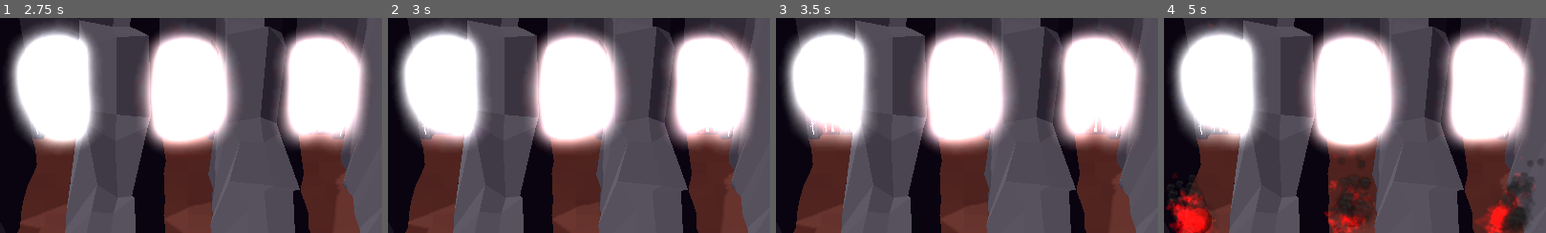
Above: before the commit, frames 1-4 (left to right).
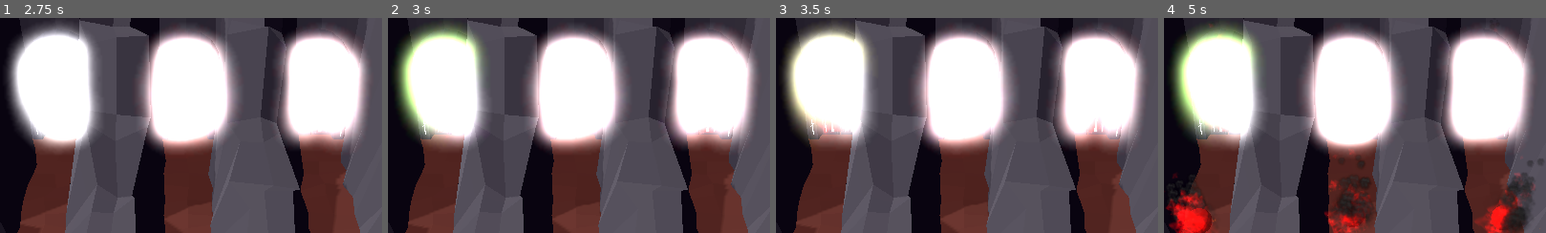
Above: after the commit, the same moments.

Repository: emmdie/3m5Jam2024_1
Game: Godot game, scene res://main.tscn
Two runs of this game, one before a commit and one after it. Both use one fixed random seed, a clock stepped at 60 frames per second and the inputs below.
Inputs (mouse positions are % of the whole screen's width and height, from its top left):
- Up to frame 1 (2.75 s): click "Start" at 0.5 s; move the mouse to (72, 45) at 1.27 s; hold D (minigame_Right) 1.28-2.03 s; hold Right (summon_lane_2) 1.28-2.03 s; move the mouse to (30, 55) at 2.02 s; hold S (minigame_Down) from 2.03 s (still down); tap J (select_0) at 2.1 s; tap Right (summon_lane_2) at 2.3 s
- Up to frame 2 (3 s): move the mouse to (60, 28) at 2.77 s; release S (minigame_Down) at 2.78 s; hold D (minigame_Right) from 2.78 s (still down); hold K (select_1) from 2.78 s (still down)
- Up to frame 3 (3.5 s): keep holding D (minigame_Right); keep holding K (select_1); tap Right (summon_lane_2) at 3.05 s
- Up to frame 4 (5 s): move the mouse to (45, 70) at 3.52 s; release D (minigame_Right) at 3.53 s; release K (select_1) at 3.53 s; hold W (minigame_Up) 3.53-4.28 s; tap L (select_2) at 3.6 s; tap Right (summon_lane_2) at 3.8, 4.55 s; move the mouse to (80, 65) at 4.27 s; hold A (minigame_Left) from 4.28 s (still down); hold Left (summon_lane_0) from 4.28 s (still down)
The pictures show only the part of the screen within x 25-75%, y 12-62%; the shares and areas given below are measured in that part.

Frame 1 is identical in both runs. In frame 2, 3.1% of the frame differs, in the area x 2-25%, y 3-56%; in frame 3, 1.5%; in frame 4, 3.2%.

Commit message:
Pulse gates

Diff:
--- a/Scenes/game.gd
+++ b/Scenes/game.gd
@@ -120,7 +120,6 @@
 	switches.append(SwitchTowerDef.new(lanes))
 
 
-	__animate_warning_appear()
 
 	for lane in lanes:
 		var queue = TowerQueue.new()
@@ -149,10 +148,9 @@
 	unit.set_lane(lanes[0])
 	unit.summon()
 
+	__animate_warning_appear()
+
 func _input(event):
-	print(event)
-	print(event.is_action_released("summon_lane_2"))
-	print(event.is_action_pressed("summon_lane_2", true))
 	if event.is_action_pressed("summon_lane_0"):
 		__summon_on_lane(0)
 	elif event.is_action_pressed("summon_lane_1"):
@@ -225,8 +223,21 @@
 	summoning_unit.cancle_summoning()
 	summoning_unit = null
 
-
+var old_t1: Tower
+var old_t2: Tower
 func __animate_warning_appear():
+	__animate_warning_disappear()
+	for tower_queue in tower_queues:
+		if tower_queue.lane == switches[0].lane1:
+			tower_queue.first.start_pulse()
+			old_t1 = tower_queue.first
+
+	for tower_queue in tower_queues:
+		if tower_queue.lane == switches[0].lane2:
+			tower_queue.first.start_pulse()
+			old_t2 = tower_queue.first
+
+	"""
 	if switch_warning_1:
 		switch_warning_1.global_position = switches[0].lane1.global_position + Vector3.UP * 2
 		switch_warning_1.scale = Vector3.ZERO
@@ -243,14 +254,25 @@
 	if switch_warning_2:
 		tween.parallel().tween_property(switch_warning_2, "scale", Vector3.ONE, 0.1).set_delay(0.05)
 	await tween.finished
+	"""
 
 func __animate_warning_disappear():
+	if is_instance_valid(old_t1):
+		old_t1.stop_pulse()
+		old_t1 = null
+
+	if is_instance_valid(old_t2):
+		old_t2.stop_pulse()
+		old_t2 = null
+
+	"""
 	var tween = get_tree().create_tween()
 	if switch_warning_1:
 		tween.tween_property(switch_warning_1, "scale", Vector3.ZERO, 0.1)
 	if switch_warning_2:
 		tween.parallel().tween_property(switch_warning_2, "scale", Vector3.ZERO, 0.1).set_delay(0.05)
 	await tween.finished
+	"""
 
 func __on_mana_changed():
 	__check_add_unit()
@@ -293,6 +315,9 @@
 	new_tower.place(current_lane)
 	tower_queue.push(Tower.instantiate(BaseUnit.pick_element()))
 	tower_switch_timer.paused = false
+
+	await get_tree().create_timer(0.2).timeout
+	__animate_warning_appear()
 
 
 
--- a/Scenes/game.tscn
+++ b/Scenes/game.tscn
@@ -39,7 +39,6 @@
 environment = ExtResource("4_3pejh")
 
 [node name="Control" parent="." instance=ExtResource("3_cfnx0")]
-visible = false
 
 [node name="DirectionalLight3D" type="DirectionalLight3D" parent="."]
 transform = Transform3D(-0.780802, 0.00654079, -0.624745, -0.582176, -0.370542, 0.72372, -0.22676, 0.928793, 0.293128, 0, 11.4597, 16.8325)
--- a/Scenes/units/tower/tower.gd
+++ b/Scenes/units/tower/tower.gd
@@ -3,6 +3,31 @@
 
 signal tower_destroyed
 
+
+var material: StandardMaterial3D
+var max_mult: float
+var tween: Tween
+
+func _ready():
+	material = (get_child(0).get_child(0).get_child(0).mesh as Mesh).surface_get_material(0).duplicate()
+	(get_child(0).get_child(0).get_child(0).mesh as Mesh).surface_set_material(0, material)
+	#(get_child(0).get_child(0).get_child(0).mesh as Mesh).surface_set_material()
+	print(material)
+	max_mult = material.emission_energy_multiplier
+
+func start_pulse():
+	if tween:
+		tween.stop()
+	if is_inside_tree():
+		tween = get_tree().create_tween().set_loops()
+		tween.tween_property(material, "emission_energy_multiplier", max_mult / 2, 0.2)
+		tween.tween_property(material, "emission_energy_multiplier", max_mult * 1, 0.2)
+
+func stop_pulse():
+	if tween:
+		tween.stop()
+	tween = get_tree().create_tween()
+	tween.tween_property(material, "emission_energy_multiplier", max_mult, 0.2)
 
 func set_lane(lane: Lane) -> void:
 	current_lane = lane
